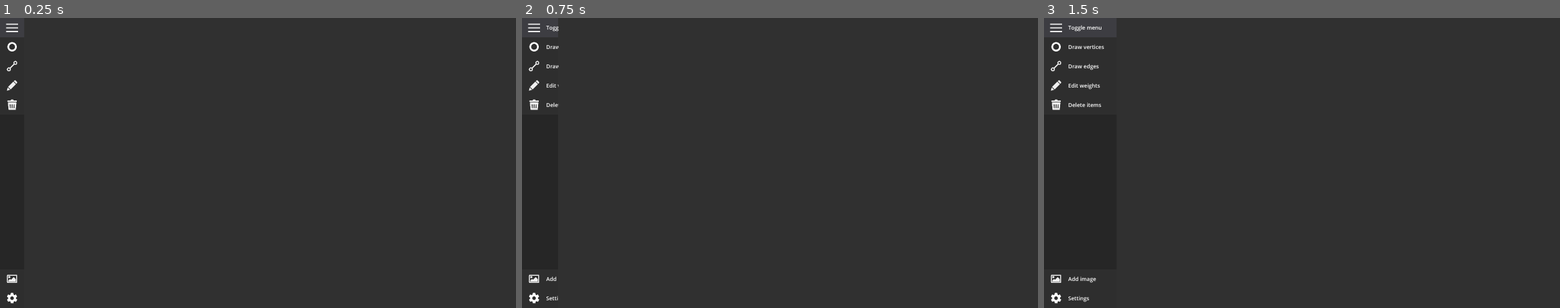
Above: before the commit, frames 1-3 (left to right).
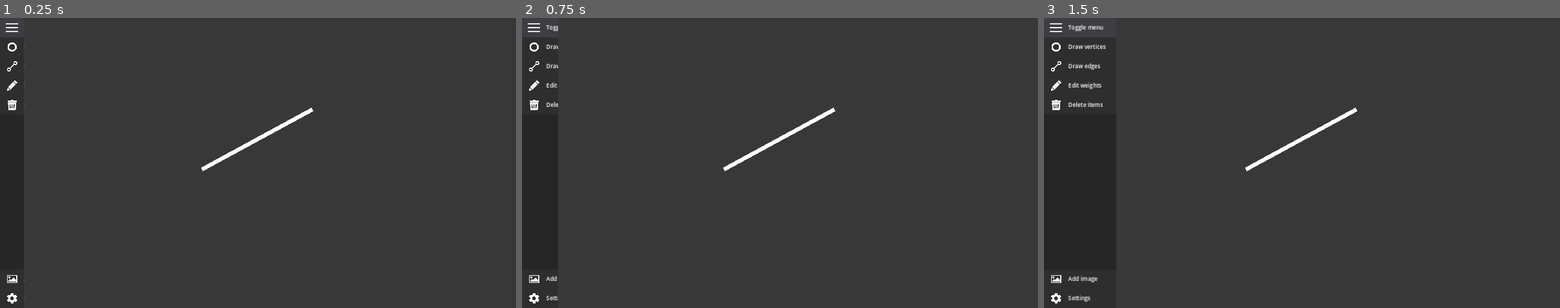
Above: after the commit, the same moments.

Repository: SergioQuintanillaGracia/graphicate
Game: Godot game, scene res://scenes/main.tscn
The game is run twice, just before and just after one commit, with the same random seed, the same clock (stepped at 60 frames per second) and the same inputs.
Inputs (mouse positions are in pixels of both pictures, inside the frame that each line leads up to):
- Up to frame 1 (0.25 s): no input
- Up to frame 2 (0.75 s): tap Enter at 0.5 s; move the mouse to (532, 26) at 0.52 s; click (532, 26) at 0.67 s
- Up to frame 3 (1.5 s): tap Space at 1.25 s; move the mouse to (1198, 177) at 1.27 s; click (1198, 177) at 1.42 s

The runs differ from the first frame. In frame 1, 0.5% of the frame differs, in the area x 1-61%, y 1-99%; in frame 2, 0.6%; in frame 3, 0.9%.

Commit message:
Different DPI support, print graph to console
Currently testing ideas on how to detect collisions with Line2Ds

Diff:
--- a/project.godot
+++ b/project.godot
@@ -19,9 +19,19 @@
 
 [display]
 
-window/size/viewport_width=2560
-window/size/viewport_height=1440
+window/size/viewport_width=1280
+window/size/viewport_height=720
 window/energy_saving/keep_screen_on=false
+window/stretch/mode="canvas_items"
+window/stretch/aspect="expand"
+
+[input]
+
+print_graph_to_console={
+"deadzone": 0.5,
+"events": [Object(InputEventKey,"resource_local_to_scene":false,"resource_name":"","device":-1,"window_id":0,"alt_pressed":false,"shift_pressed":false,"ctrl_pressed":false,"meta_pressed":false,"pressed":false,"keycode":0,"physical_keycode":80,"key_label":0,"unicode":112,"echo":false,"script":null)
+]
+}
 
 [rendering]
 
--- a/scenes/main.tscn
+++ b/scenes/main.tscn
@@ -17,7 +17,7 @@
 bg_color = Color(0.14902, 0.14902, 0.14902, 1)
 
 [sub_resource type="LabelSettings" id="LabelSettings_l51oh"]
-font_size = 27
+font_size = 14
 
 [sub_resource type="StyleBoxFlat" id="StyleBoxFlat_rf8iy"]
 bg_color = Color(0.6, 0.6, 0.6, 0)
@@ -34,7 +34,7 @@
 "times": PackedFloat32Array(0),
 "transitions": PackedFloat32Array(1),
 "update": 0,
-"values": [Vector2(120, 0)]
+"values": [Vector2(60, 0)]
 }
 
 [sub_resource type="Animation" id="Animation_l2juu"]
@@ -50,7 +50,7 @@
 "times": PackedFloat32Array(0, 0.2),
 "transitions": PackedFloat32Array(1, 1),
 "update": 0,
-"values": [Vector2(120, 0), Vector2(360, 0)]
+"values": [Vector2(60, 0), Vector2(180, 0)]
 }
 
 [sub_resource type="AnimationLibrary" id="AnimationLibrary_metwd"]
@@ -59,6 +59,9 @@
 "SidebarAnimation": SubResource("Animation_l2juu")
 }
 
+[sub_resource type="RectangleShape2D" id="RectangleShape2D_1tadx"]
+size = Vector2(312, 10)
+
 [node name="Main" type="Control"]
 layout_mode = 3
 anchors_preset = 15
@@ -75,7 +78,7 @@
 anchor_bottom = 1.0
 grow_horizontal = 2
 grow_vertical = 2
-color = Color(0.188235, 0.188235, 0.188235, 1)
+color = Color(0.219608, 0.219608, 0.219608, 1)
 
 [node name="Instances" type="Node2D" parent="."]
 
@@ -103,7 +106,7 @@
 
 [node name="Sidebar" type="Panel" parent="HBoxContainer"]
 clip_contents = true
-custom_minimum_size = Vector2(120, 0)
+custom_minimum_size = Vector2(60, 0)
 layout_mode = 2
 theme_override_styles/panel = SubResource("StyleBoxFlat_6f24n")
 
@@ -124,7 +127,7 @@
 
 [node name="ToggleButton" type="Control" parent="HBoxContainer/Sidebar/VBoxContainer/TopContainer"]
 clip_contents = true
-custom_minimum_size = Vector2(120, 96)
+custom_minimum_size = Vector2(60, 48)
 layout_mode = 2
 script = ExtResource("1_ea3wp")
 
@@ -139,8 +142,8 @@
 color = Color(0.239216, 0.239216, 0.258824, 1)
 
 [node name="Menu" type="Sprite2D" parent="HBoxContainer/Sidebar/VBoxContainer/TopContainer/ToggleButton"]
-position = Vector2(60, 49)
-scale = Vector2(0.6, 0.6)
+position = Vector2(30, 24)
+scale = Vector2(0.3, 0.3)
 texture = ExtResource("1_vr1x3")
 
 [node name="Label" type="Label" parent="HBoxContainer/Sidebar/VBoxContainer/TopContainer/ToggleButton"]
@@ -148,9 +151,9 @@
 anchors_preset = 4
 anchor_top = 0.5
 anchor_bottom = 0.5
-offset_left = 120.0
-offset_top = -20.0
-offset_right = 307.0
+offset_left = 60.0
+offset_top = -20.0
+offset_right = 247.0
 offset_bottom = 20.0
 grow_vertical = 2
 text = "Toggle menu"
@@ -158,7 +161,7 @@
 vertical_alignment = 1
 
 [node name="DrawVertexButton" type="Control" parent="HBoxContainer/Sidebar/VBoxContainer/TopContainer"]
-custom_minimum_size = Vector2(120, 96)
+custom_minimum_size = Vector2(60, 48)
 layout_mode = 2
 metadata/ButtonIdentifier = 0
 
@@ -173,8 +176,8 @@
 color = Color(0.180392, 0.180392, 0.180392, 1)
 
 [node name="Icon" type="Sprite2D" parent="HBoxContainer/Sidebar/VBoxContainer/TopContainer/DrawVertexButton"]
-position = Vector2(60, 47)
-scale = Vector2(0.18, 0.18)
+position = Vector2(30, 24)
+scale = Vector2(0.09, 0.09)
 texture = ExtResource("2_iww1y")
 
 [node name="Label" type="Label" parent="HBoxContainer/Sidebar/VBoxContainer/TopContainer/DrawVertexButton"]
@@ -182,9 +185,9 @@
 anchors_preset = 4
 anchor_top = 0.5
 anchor_bottom = 0.5
-offset_left = 120.0
-offset_top = -20.0
-offset_right = 307.0
+offset_left = 60.0
+offset_top = -20.0
+offset_right = 247.0
 offset_bottom = 20.0
 grow_vertical = 2
 text = "Draw vertices"
@@ -192,7 +195,7 @@
 vertical_alignment = 1
 
 [node name="DrawEdgeButton" type="Control" parent="HBoxContainer/Sidebar/VBoxContainer/TopContainer"]
-custom_minimum_size = Vector2(120, 96)
+custom_minimum_size = Vector2(60, 48)
 layout_mode = 2
 metadata/ButtonIdentifier = 1
 
@@ -207,8 +210,8 @@
 color = Color(0.180392, 0.180392, 0.180392, 1)
 
 [node name="Icon" type="Sprite2D" parent="HBoxContainer/Sidebar/VBoxContainer/TopContainer/DrawEdgeButton"]
-position = Vector2(60, 47)
-scale = Vector2(0.4, 0.4)
+position = Vector2(30, 24)
+scale = Vector2(0.2, 0.2)
 texture = ExtResource("5_ri6rr")
 
 [node name="Label" type="Label" parent="HBoxContainer/Sidebar/VBoxContainer/TopContainer/DrawEdgeButton"]
@@ -216,9 +219,9 @@
 anchors_preset = 4
 anchor_top = 0.5
 anchor_bottom = 0.5
-offset_left = 120.0
-offset_top = -20.0
-offset_right = 307.0
+offset_left = 60.0
+offset_top = -20.0
+offset_right = 247.0
 offset_bottom = 20.0
 grow_vertical = 2
 text = "Draw edges"
@@ -226,7 +229,7 @@
 vertical_alignment = 1
 
 [node name="EditButton" type="Control" parent="HBoxContainer/Sidebar/VBoxContainer/TopContainer"]
-custom_minimum_size = Vector2(120, 96)
+custom_minimum_size = Vector2(60, 48)
 layout_mode = 2
 metadata/ButtonIdentifier = 2
 
@@ -241,8 +244,8 @@
 color = Color(0.180392, 0.180392, 0.180392, 1)
 
 [node name="Icon" type="Sprite2D" parent="HBoxContainer/Sidebar/VBoxContainer/TopContainer/EditButton"]
-position = Vector2(60, 47)
-scale = Vector2(0.4, 0.4)
+position = Vector2(30, 24)
+scale = Vector2(0.2, 0.2)
 texture = ExtResource("4_lvvfh")
 
 [node name="Label" type="Label" parent="HBoxContainer/Sidebar/VBoxContainer/TopContainer/EditButton"]
@@ -250,9 +253,9 @@
 anchors_preset = 4
 anchor_top = 0.5
 anchor_bottom = 0.5
-offset_left = 120.0
-offset_top = -20.0
-offset_right = 307.0
+offset_left = 60.0
+offset_top = -20.0
+offset_right = 247.0
 offset_bottom = 20.0
 grow_vertical = 2
 text = "Edit weights"
@@ -260,7 +263,7 @@
 vertical_alignment = 1
 
 [node name="DeleteButton" type="Control" parent="HBoxContainer/Sidebar/VBoxContainer/TopContainer"]
-custom_minimum_size = Vector2(120, 96)
+custom_minimum_size = Vector2(60, 48)
 layout_mode = 2
 metadata/ButtonIdentifier = 3
 
@@ -275,8 +278,8 @@
 color = Color(0.180392, 0.180392, 0.180392, 1)
 
 [node name="Icon" type="Sprite2D" parent="HBoxContainer/Sidebar/VBoxContainer/TopContainer/DeleteButton"]
-position = Vector2(60, 47)
-scale = Vector2(0.4, 0.4)
+position = Vector2(30, 24)
+scale = Vector2(0.2, 0.2)
 texture = ExtResource("6_g2uue")
 
 [node name="Label" type="Label" parent="HBoxContainer/Sidebar/VBoxContainer/TopContainer/DeleteButton"]
@@ -284,9 +287,9 @@
 anchors_preset = 4
 anchor_top = 0.5
 anchor_bottom = 0.5
-offset_left = 120.0
-offset_top = -20.0
-offset_right = 307.0
+offset_left = 60.0
+offset_top = -20.0
+offset_right = 247.0
 offset_bottom = 20.0
 grow_vertical = 2
 text = "Delete items"
@@ -300,7 +303,7 @@
 theme_override_constants/separation = 0
 
 [node name="ImageButton" type="Control" parent="HBoxContainer/Sidebar/VBoxContainer/BottomContainer"]
-custom_minimum_size = Vector2(120, 96)
+custom_minimum_size = Vector2(60, 48)
 layout_mode = 2
 
 [node name="ColorRect" type="ColorRect" parent="HBoxContainer/Sidebar/VBoxContainer/BottomContainer/ImageButton"]
@@ -314,8 +317,8 @@
 color = Color(0.180392, 0.180392, 0.180392, 1)
 
 [node name="Icon" type="Sprite2D" parent="HBoxContainer/Sidebar/VBoxContainer/BottomContainer/ImageButton"]
-position = Vector2(60, 47)
-scale = Vector2(0.4, 0.4)
+position = Vector2(30, 24)
+scale = Vector2(0.2, 0.2)
 texture = ExtResource("8_sgf1m")
 
 [node name="Label" type="Label" parent="HBoxContainer/Sidebar/VBoxContainer/BottomContainer/ImageButton"]
@@ -323,9 +326,9 @@
 anchors_preset = 4
 anchor_top = 0.5
 anchor_bottom = 0.5
-offset_left = 120.0
-offset_top = -20.0
-offset_right = 307.0
+offset_left = 60.0
+offset_top = -20.0
+offset_right = 247.0
 offset_bottom = 20.0
 grow_vertical = 2
 text = "Add image"
@@ -333,7 +336,7 @@
 vertical_alignment = 1
 
 [node name="SettingsButton" type="Control" parent="HBoxContainer/Sidebar/VBoxContainer/BottomContainer"]
-custom_minimum_size = Vector2(120, 96)
+custom_minimum_size = Vector2(60, 48)
 layout_mode = 2
 
 [node name="ColorRect" type="ColorRect" parent="HBoxContainer/Sidebar/VBoxContainer/BottomContainer/SettingsButton"]
@@ -347,8 +350,8 @@
 color = Color(0.180392, 0.180392, 0.180392, 1)
 
 [node name="Icon" type="Sprite2D" parent="HBoxContainer/Sidebar/VBoxContainer/BottomContainer/SettingsButton"]
-position = Vector2(60, 47)
-scale = Vector2(0.4, 0.4)
+position = Vector2(30, 24)
+scale = Vector2(0.2, 0.2)
 texture = ExtResource("9_ycota")
 
 [node name="Label" type="Label" parent="HBoxContainer/Sidebar/VBoxContainer/BottomContainer/SettingsButton"]
@@ -356,9 +359,9 @@
 anchors_preset = 4
 anchor_top = 0.5
 anchor_bottom = 0.5
-offset_left = 120.0
-offset_top = -20.0
-offset_right = 307.0
+offset_left = 60.0
+offset_top = -20.0
+offset_right = 247.0
 offset_bottom = 20.0
 grow_vertical = 2
 text = "Settings"
@@ -374,6 +377,16 @@
 libraries = {
 "": SubResource("AnimationLibrary_metwd")
 }
+
+[node name="Line2D" type="Line2D" parent="."]
+points = PackedVector2Array(501, 376, 775, 227)
+
+[node name="Area2D" type="Area2D" parent="Line2D"]
+
+[node name="CollisionShape2D" type="CollisionShape2D" parent="Line2D/Area2D"]
+position = Vector2(637, 302)
+rotation = -0.499164
+shape = SubResource("RectangleShape2D_1tadx")
 
 [connection signal="area_entered" from="MouseFollower" to="." method="_on_mouse_follower_area_entered"]
 [connection signal="area_exited" from="MouseFollower" to="." method="_on_mouse_follower_area_exited"]
--- a/scenes/vertex.tscn
+++ b/scenes/vertex.tscn
@@ -10,33 +10,32 @@
 script = ExtResource("1_ukolv")
 
 [node name="Vertex" type="Sprite2D" parent="."]
-scale = Vector2(0.6, 0.6)
+scale = Vector2(0.3, 0.3)
 texture = ExtResource("1_lxebx")
 
 [node name="Area" type="Area2D" parent="."]
 
 [node name="CollisionShape2D" type="CollisionShape2D" parent="Area"]
-scale = Vector2(2, 2)
 shape = SubResource("CircleShape2D_iw3if")
 
 [node name="Name" type="Label" parent="."]
-offset_left = -184.0
-offset_top = -62.0
-offset_right = 184.0
-offset_bottom = -17.0
+offset_left = -92.0
+offset_top = -34.0
+offset_right = 92.0
+offset_bottom = -9.0
 theme_override_colors/font_outline_color = Color(0, 0, 0, 1)
 theme_override_constants/outline_size = 12
-theme_override_font_sizes/font_size = 30
+theme_override_font_sizes/font_size = 15
 text = "Def"
 horizontal_alignment = 1
 vertical_alignment = 1
 
 [node name="Degree" type="Label" parent="."]
-offset_left = -13.0
+offset_left = -12.5
 offset_top = -19.0
-offset_right = 13.0
+offset_right = 13.5
 offset_bottom = 19.0
-theme_override_font_sizes/font_size = 24
+theme_override_font_sizes/font_size = 12
 text = "0"
 horizontal_alignment = 1
 vertical_alignment = 1
--- a/scripts/main.gd
+++ b/scripts/main.gd
@@ -36,12 +36,13 @@
 
 
 func _process(_delta):
-	# print(get_graph_string())
-
 	if Input.is_action_just_pressed("ui_cancel"):
 		if current_line != null:
 			# We need to delete the line data from the graph.
 			cancel_line()
+
+	if Input.is_action_just_pressed("print_graph_to_console"):
+		print(get_graph_string())
 
 
 func cancel_line():
@@ -177,8 +178,6 @@
 func _on_panel_gui_input(event):
 	if event is InputEventMouseButton:
 		if event.get_button_index() == 1 && event.is_pressed():
-			print("Mouse click pressed on drawing space")
-
 			if current_mode == MODE_DRAW_VERTICES && mouse_over_vertex == null:
 				# We need to draw a vertex.
 				draw_vertex(get_global_mouse_position(), "")
@@ -189,7 +188,7 @@
 					# The line should start at this vertex.
 					current_line = Line2D.new()
 					$Instances/Edges.add_child(current_line)
-					current_line.width = 8
+					current_line.width = 4
 
 					current_line.add_point(mouse_over_vertex.global_position)
 					# This second point will be changed every physics tic.
@@ -222,6 +221,30 @@
 					current_line_vertex = null
 					current_line_vertex_end = null
 
+			if current_mode == MODE_DELETE && mouse_over_vertex != null:
+				# We will store the lines to clear in an array.
+				var lines_to_clear: Array
+
+				# We get the edges / lines we need to clear.
+				for line_list in graph[mouse_over_vertex]:
+					lines_to_clear.append(line_list[0])
+					line_list[0].queue_free()
+
+				mouse_over_vertex.queue_free()
+
+				graph.erase(mouse_over_vertex)
+
+				# Erase the lines we need to clear from every vertex they were connected to
+				for vertex in graph:
+					for line_list in graph[vertex]:
+						if line_list[0] in lines_to_clear:
+							var line_state = line_list[1]
+							line_list[0].queue_free()
+
+							graph[vertex].erase([line_list[0], line_state])
+
+							update_degree(vertex)
+
 
 func update_degree(vertex: Node2D):
 	vertex.set_degree(graph[vertex].size())
Not shown: 1 places in scenes/main.tscn that only renumber resources
